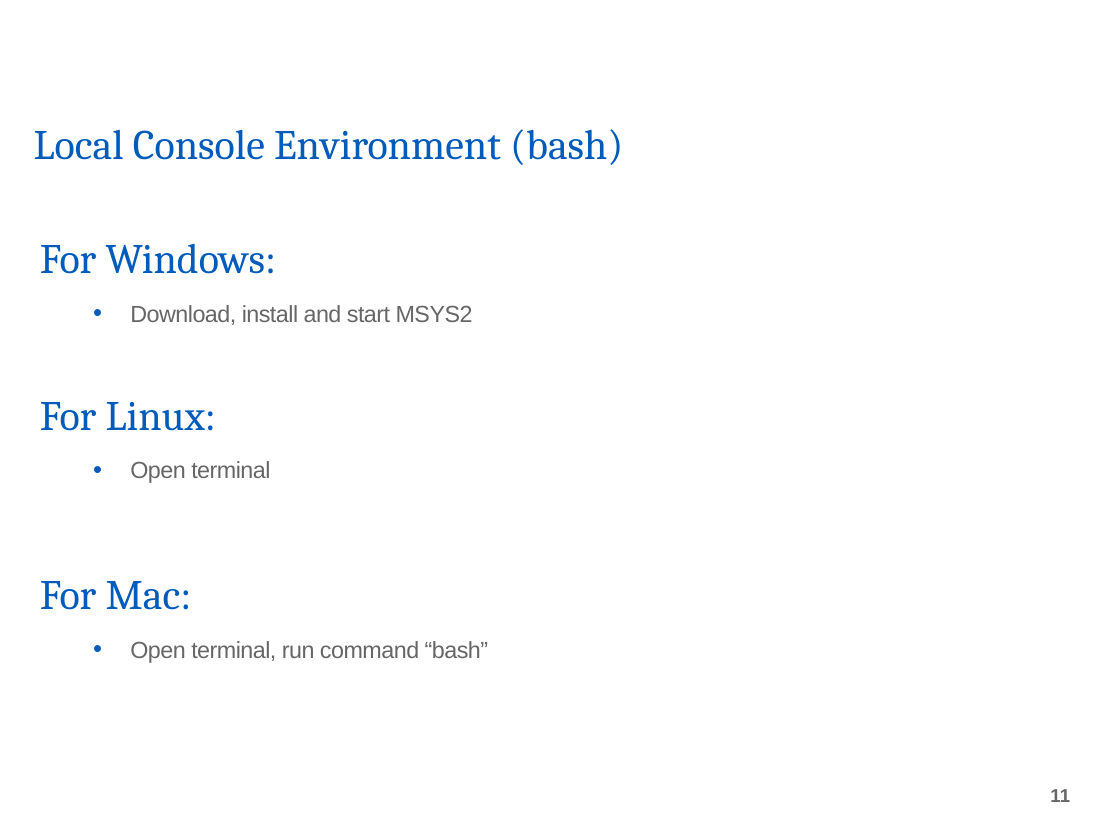
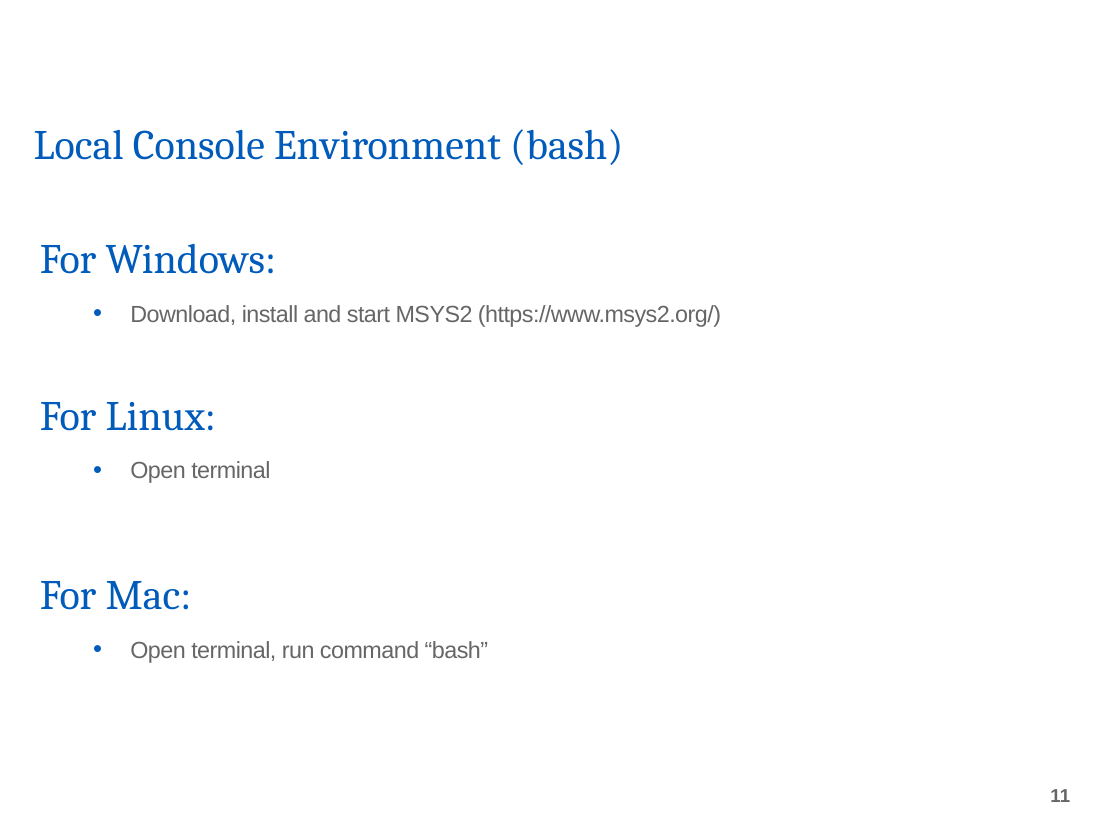
Before and after one commit to tidues/Intro-to-Linux-Server, a slide deck: slide 11 of IntroToLinuxServer.odp. Drawn at 1120x840 pixels with LibreOffice and Linux fonts; fonts in the diff are those of the drawing; background and template pictures are left out. Boxes give left, top, right and bottom in pixels: in the first picture for what was removed or moved away, otherwise in the second. Text is boxed around its words. In the diff, an @@ line names an element or a change of style, - is before the commit and + after.

```diff
--- a/IntroToLinuxServer.odp
+++ b/IntroToLinuxServer.odp
@@ text at box(130, 305, 721, 327): text changed @@
-• Download, install and start MSYS2
+• Download, install and start MSYS2 (https://www.msys2.org/)
```
Also in this commit, not shown: 13 other slides changed, 27 other files.
